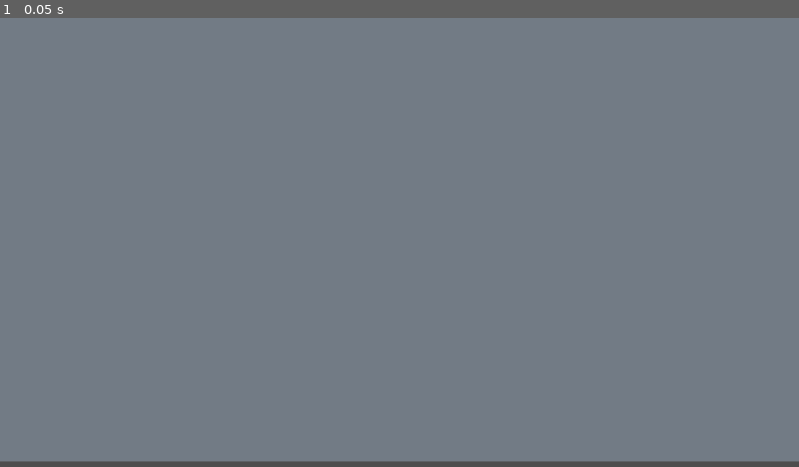
Above: before the commit, frame 1.
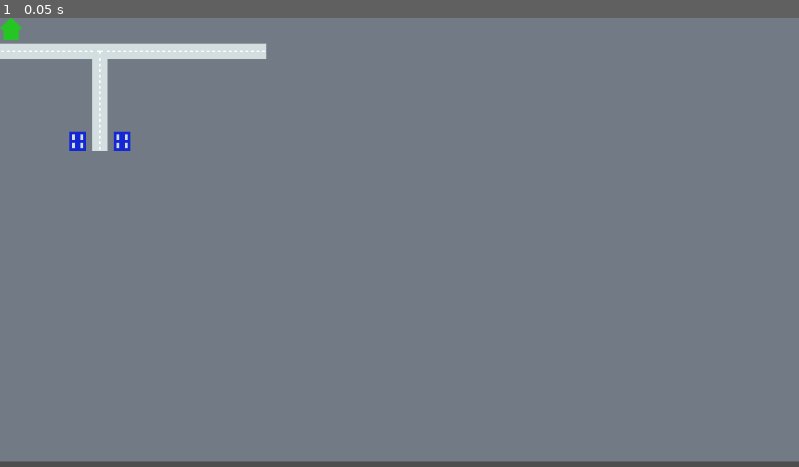
Above: after the commit, the same moment.

Repository: bezdonas/MiniCity
Game: Godot game, scene res://Game.tscn
Two runs of this game, one before a commit and one after it. Both use one fixed random seed, a clock stepped at 60 frames per second and the inputs below. Before the commit the project starts from res://Background.tscn.
Inputs:
- Up to frame 1 (0.05 s): no input

The runs differ from the first frame. In frame 1, 1.9% of the frame differs, in the area x 0-34%, y 0-30%.

Commit message:
Roads and buildings layer

Diff:
--- a/prototypes/alpha/Background.tscn
+++ b/prototypes/alpha/Game.tscn
@@ -1,9 +1,10 @@
-[gd_scene load_steps=4 format=3 uid="uid://b3u0ivq2tw8ab"]
+[gd_scene load_steps=7 format=3 uid="uid://b3u0ivq2tw8ab"]
 
-[ext_resource type="Texture2D" uid="uid://y3rcqjqopvx4" path="res://assets/cityBackground.png" id="1_k1l6j"]
+[ext_resource type="Texture2D" uid="uid://y3rcqjqopvx4" path="res://assets/cityBackground.png" id="1_g1yng"]
+[ext_resource type="Texture2D" uid="uid://c2q1cefv7nag8" path="res://assets/RoadsBuildings.png" id="2_fj12o"]
 
 [sub_resource type="TileSetAtlasSource" id="TileSetAtlasSource_ael7j"]
-texture = ExtResource("1_k1l6j")
+texture = ExtResource("1_g1yng")
 texture_region_size = Vector2i(32, 32)
 use_texture_padding = false
 0:0/0 = 0
@@ -12,9 +13,64 @@
 tile_size = Vector2i(32, 32)
 sources/0 = SubResource("TileSetAtlasSource_ael7j")
 
+[sub_resource type="TileSetAtlasSource" id="TileSetAtlasSource_rc7oj"]
+texture = ExtResource("2_fj12o")
+texture_region_size = Vector2i(32, 32)
+0:0/0 = 0
+1:0/0 = 0
+2:0/0 = 0
+3:0/0 = 0
+4:0/0 = 0
+5:0/0 = 0
+6:0/0 = 0
+7:0/0 = 0
+0:1/0 = 0
+2:1/0 = 0
+3:1/0 = 0
+4:1/0 = 0
+5:1/0 = 0
+6:1/0 = 0
+7:1/0 = 0
+1:2/0 = 0
+4:2/0 = 0
+5:2/0 = 0
+6:2/0 = 0
+7:2/0 = 0
+0:3/0 = 0
+1:3/0 = 0
+2:3/0 = 0
+3:3/0 = 0
+4:3/0 = 0
+5:3/0 = 0
+6:3/0 = 0
+7:3/0 = 0
+2:4/0 = 0
+3:4/0 = 0
+4:4/0 = 0
+5:4/0 = 0
+6:4/0 = 0
+7:4/0 = 0
+2:5/0 = 0
+3:5/0 = 0
+4:5/0 = 0
+5:5/0 = 0
+6:5/0 = 0
+7:5/0 = 0
+2:2/0 = 0
+3:2/0 = 0
+
+[sub_resource type="TileSet" id="TileSet_bbalv"]
+tile_size = Vector2i(32, 32)
+sources/0 = SubResource("TileSetAtlasSource_rc7oj")
+
 [node name="Game" type="Node2D"]
 
 [node name="Background" type="TileMap" parent="."]
 tile_set = SubResource("TileSet_irabn")
 format = 2
 layer_0/tile_data = PackedInt32Array(0, 0, 0, 65536, 0, 0, 131072, 0, 0, 196608, 0, 0, 262144, 0, 0, 327680, 0, 0, 3932 …(9951 unchanged characters)…
+
+[node name="RoadsBuildings" type="TileMap" parent="."]
+tile_set = SubResource("TileSet_bbalv")
+format = 2
+layer_0/tile_data = PackedInt32Array(0, 0, 0, 65536, 65536, 0, 65537, 65536, 0, 65538, 65536, 0, 65539, 65536, 0, 65540, 131072, 2, 131076, 131072, 0, 196612, 131072, 0, 262148, 131072, 0, 327684, 131072, 0, 327685, 0, 1, 327683, 0, 1, 65541, 65536, 0, 65542, 65536, 0, 65543, 65536, 0, 65544, 65536, 0, 65545, 65536, 0, 65546, 65536, 0, 65547, 65536, 0)
--- a/prototypes/alpha/project.godot
+++ b/prototypes/alpha/project.godot
@@ -11,7 +11,7 @@
 [application]
 
 config/name="Alpha"
-run/main_scene="res://Background.tscn"
+run/main_scene="res://Game.tscn"
 config/features=PackedStringArray("4.2", "Mobile")
 
 [dotnet]
Binary file added: prototypes/alpha/assets/Grid.png
Not shown, added: prototypes/alpha/assets/Grid.png.import
Binary file added: prototypes/alpha/assets/RoadsBuildings.png
Not shown, added: prototypes/alpha/assets/RoadsBuildings.png.import
Not shown, removed: .DS_Store
Not shown, removed: .creator/asset-template/typescript/Custom Script Template Help Documentation.url
Not shown, removed: .creator/default-meta.json
Not shown, removed: prototypes/alpha/.gitignore
Not shown, added: sources/alpha/Grid.pxo
Not shown, added: sources/alpha/RoadsBuildings.pxo
